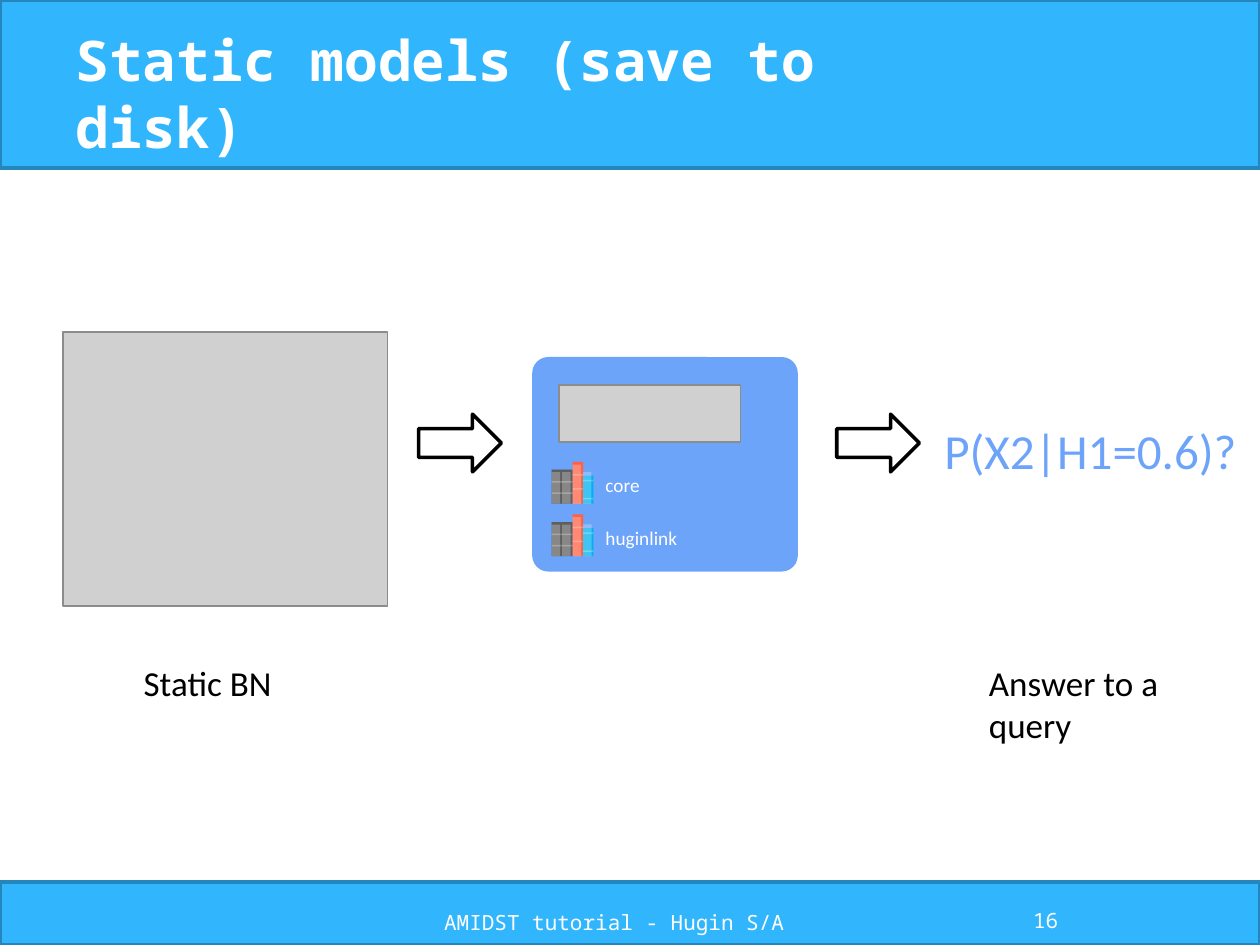
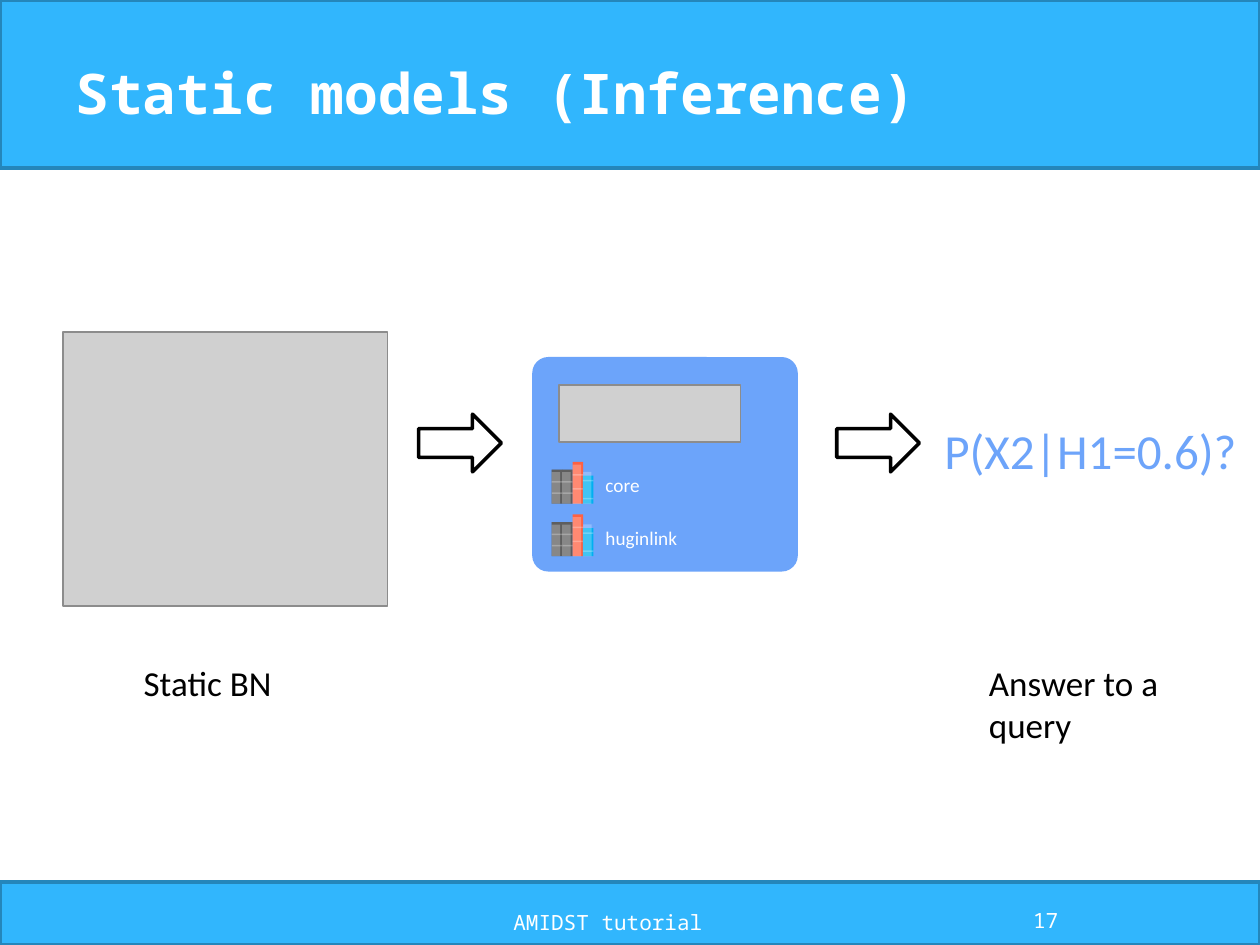
Before and after one commit to amidst/tutorial, a slide deck: slide 17 of doc/slides/AMIDST_slides.pptx (slide 16 before the commit). Drawn at 1260x945 pixels with LibreOffice and Linux fonts; fonts in the diff are those of the drawing; grey boxes stand for pictures; background and template pictures are left out. Boxes give left, top, right and bottom in pixels: in the first picture for what was removed or moved away, otherwise in the second. Text is boxed around its words. In the diff, an @@ line names an element or a change of style, - is before the commit and + after.

```diff
--- a/doc/slides/AMIDST_slides.pptx
+++ b/doc/slides/AMIDST_slides.pptx
@@ title at bbox=[76, 70, 916, 124]: text changed @@
-Static models (save to disk)
+Static models (Inference)
@@ text at bbox=[513, 914, 703, 930]: text changed @@
-AMIDST tutorial - Hugin S/A
+AMIDST tutorial
@@ page number at bbox=[1033, 913, 1058, 928]: text changed @@
-16
+17
```
Also in this commit, not shown: 30 other slides changed, 1 slide added, 23 other files.
